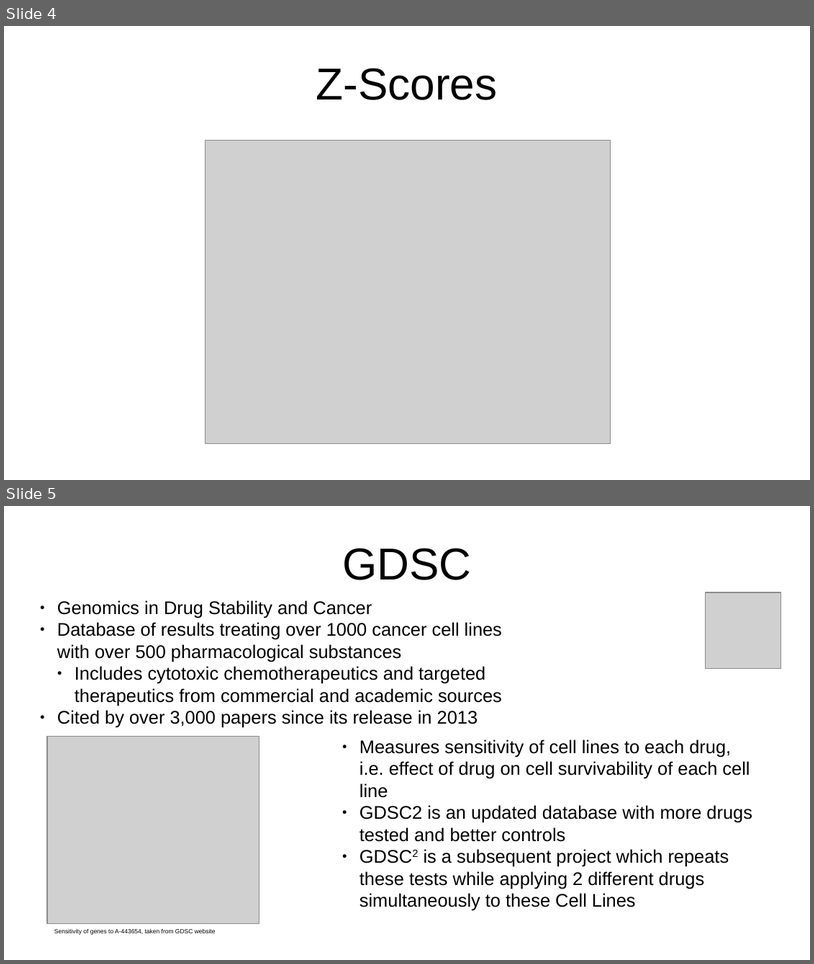
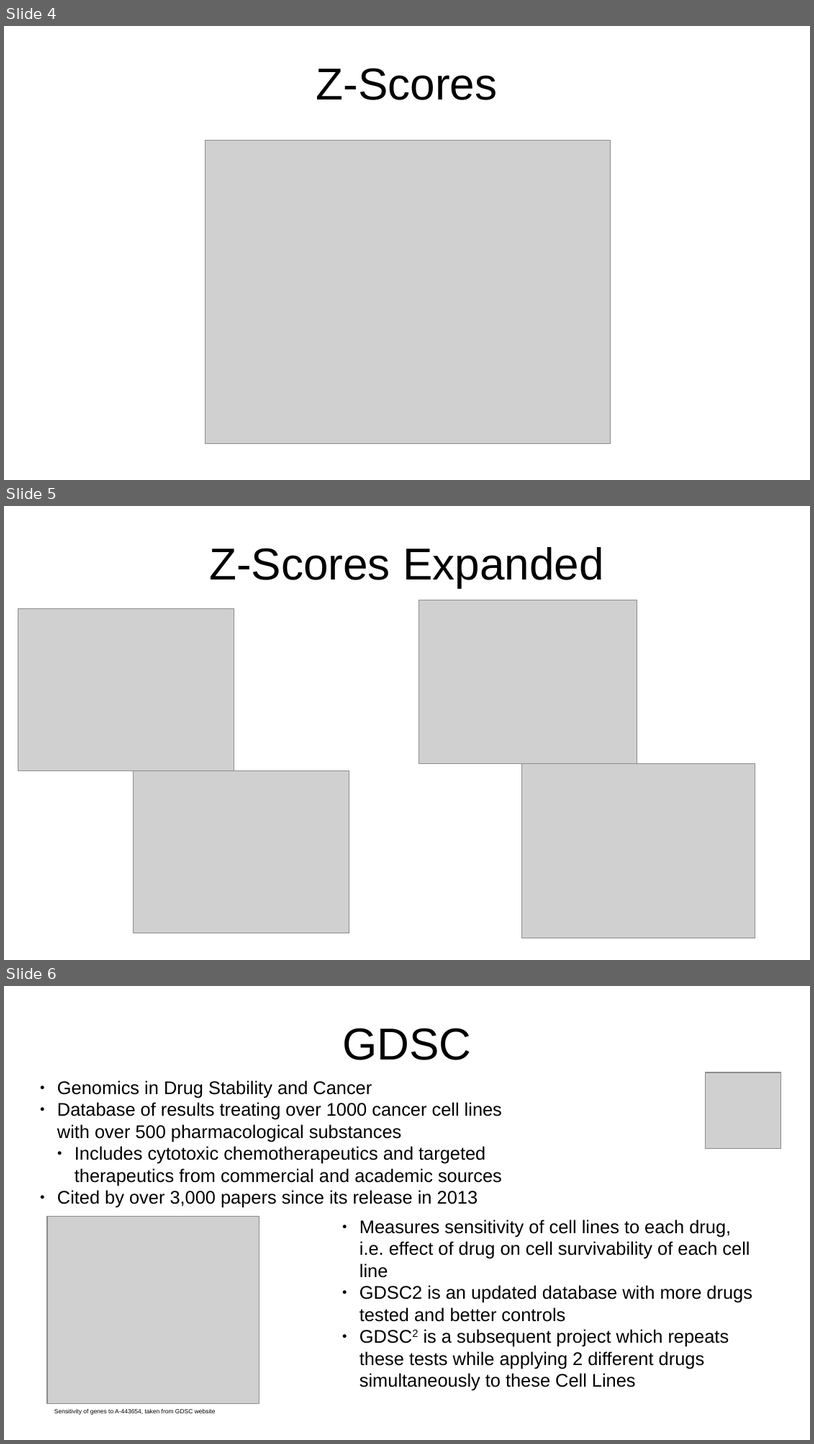
Before and after one commit to CDR-Clueless/GDSC-DrugBank-Search, a slide deck: General GDSC presentation.odp. Shown one above the other, each under a label of ours: slides 4 and 5 before the commit, slides 4, 5 and 6 after it. The pictures are 814x964 and 814x1444 pixels, drawn with LibreOffice and Linux fonts; fonts in the diff are those of the drawing; grey boxes stand for pictures. Boxes give left, top, right and bottom in pixels: in the first picture for what was removed or moved away, otherwise in the second. Text is boxed around its words. In the diff, an @@ line names an element or a change of style, - is before the commit and + after.

Commit message:
Improved Z-Score analysis code and made minor changes elsewhere

```diff
--- a/General GDSC presentation.odp
+++ b/General GDSC presentation.odp
@@ slide 5 added at (4, 506, 810, 960), background #FFFFFF @@
@@ title added at (209, 547, 604, 587), 44 pt, text #000000 @@
+Z-Scores Expanded
@@ picture added at (18, 608, 234, 770) @@
@@ picture added at (419, 600, 638, 764) @@
@@ picture added at (523, 764, 756, 939) @@
@@ picture added at (134, 771, 350, 933) @@
@@ what was slide 5 is now slide 6 @@
```
Also in this commit, not shown: 3 other files.
